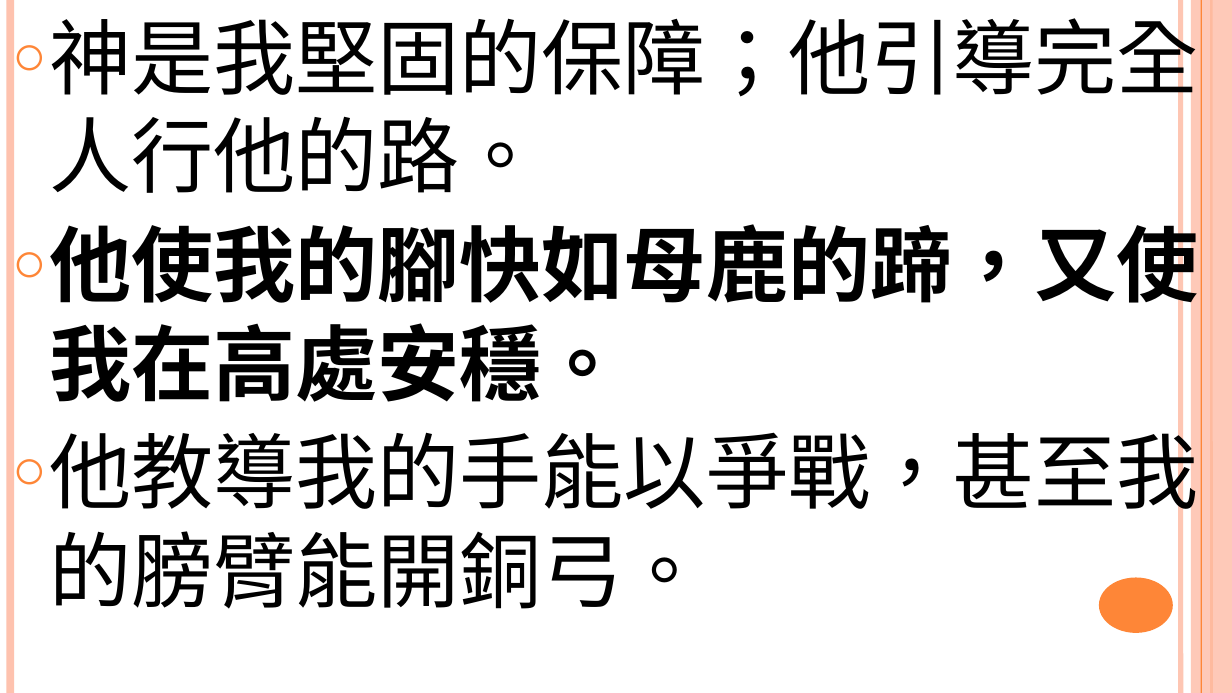
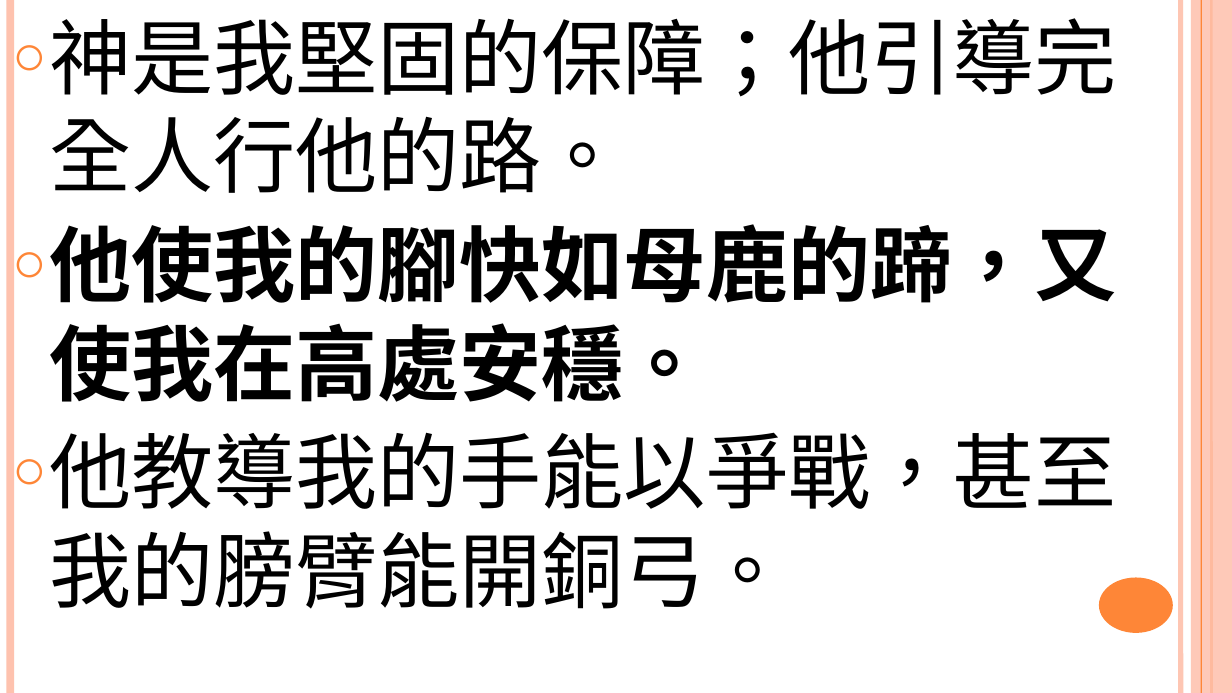
Before and after one commit to batisuoc/worship-resources, a slide deck: slide 2 of 62神是保障.pptx. Drawn at 1232x693 pixels with LibreOffice and Linux fonts; fonts in the diff are those of the drawing. Boxes give left, top, right and bottom in pixels: in the first picture for what was removed or moved away, otherwise in the second. Text is boxed around its words. In the diff, an @@ line names an element or a change of style, - is before the commit and + after.

Commit message:
Update ppts

```diff
--- a/62神是保障.pptx
+++ b/62神是保障.pptx
@@ text "神是我堅固的保障；他引導完全人行他的路。" rewrapped from [49, 4, 1199, 609] to [49, 18, 1117, 609] @@
```
Also in this commit, not shown: 5 other slides changed.
